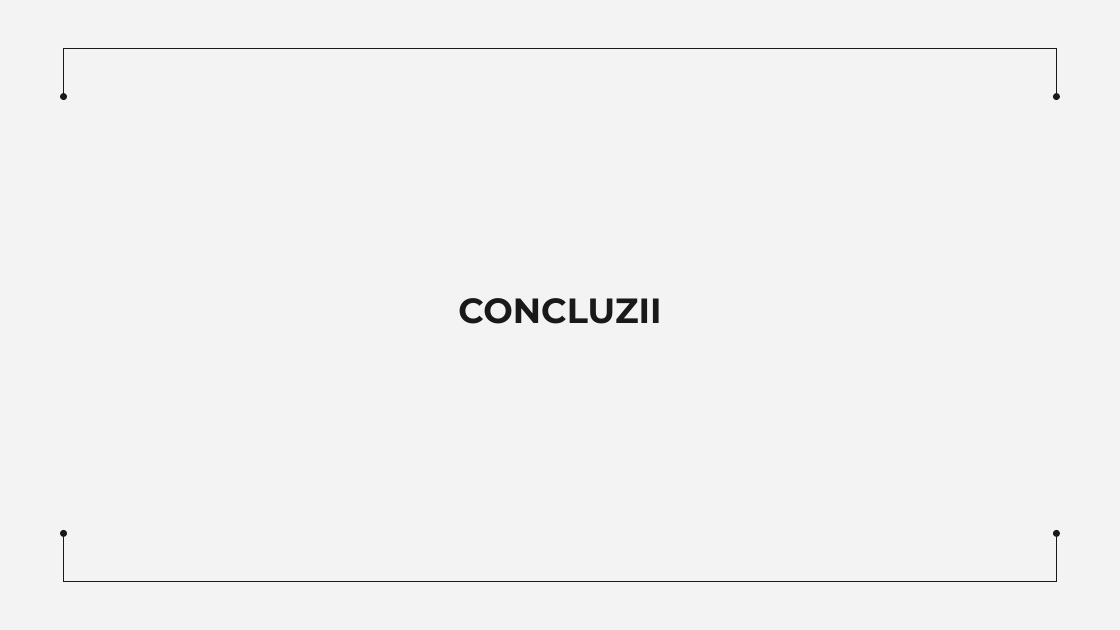
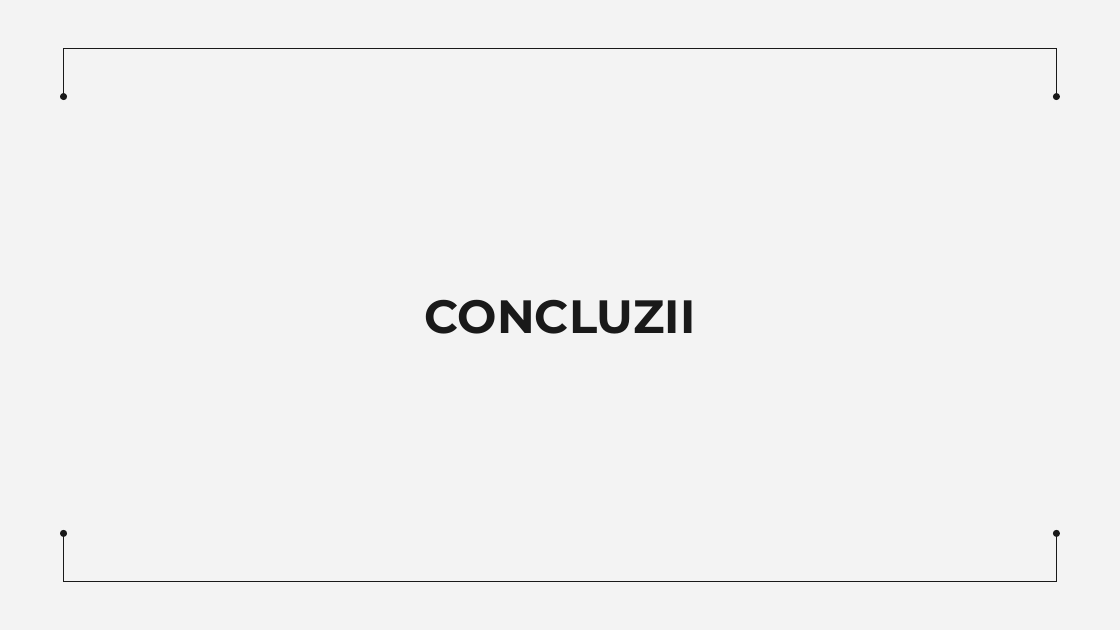
Before and after one commit to DoroganVadim/Teza-de-licenta, a slide deck: slide 17 of Dorogan_Vadim_Teză_de_Licență(prezentare).pptx. Drawn at 1120x630 pixels with LibreOffice and Linux fonts; fonts in the diff are those of the drawing. Boxes give left, top, right and bottom in pixels: in the first picture for what was removed or moved away, otherwise in the second. Text is boxed around its words. In the diff, an @@ line names an element or a change of style, - is before the commit and + after.

```diff
--- a/Dorogan_Vadim_Teză_de_Licență(prezentare).pptx
+++ b/Dorogan_Vadim_Teză_de_Licență(prezentare).pptx
@@ title "CONCLUZII" at <box>424,299,695,334</box>: size 30 to 40 pt; vertical alignment top to middle @@
```
Also in this commit, not shown: 10 other slides changed, 1 slide added, 1 slide removed, 30 other files.
